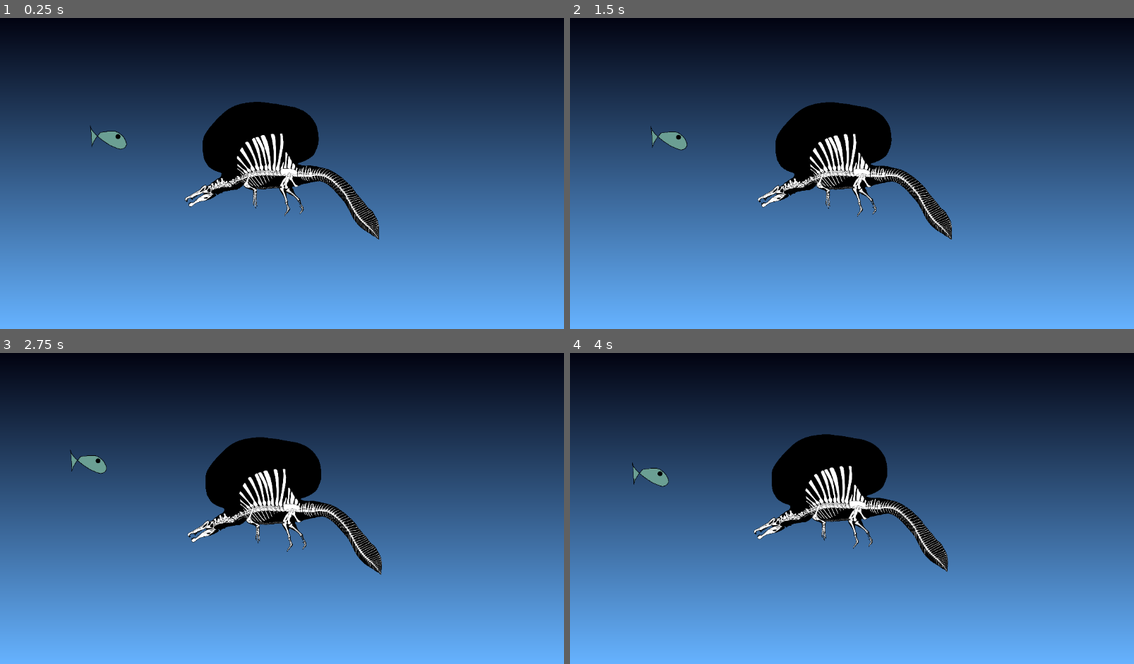
Above: before the commit, frames 1-4 (two rows, left to right).
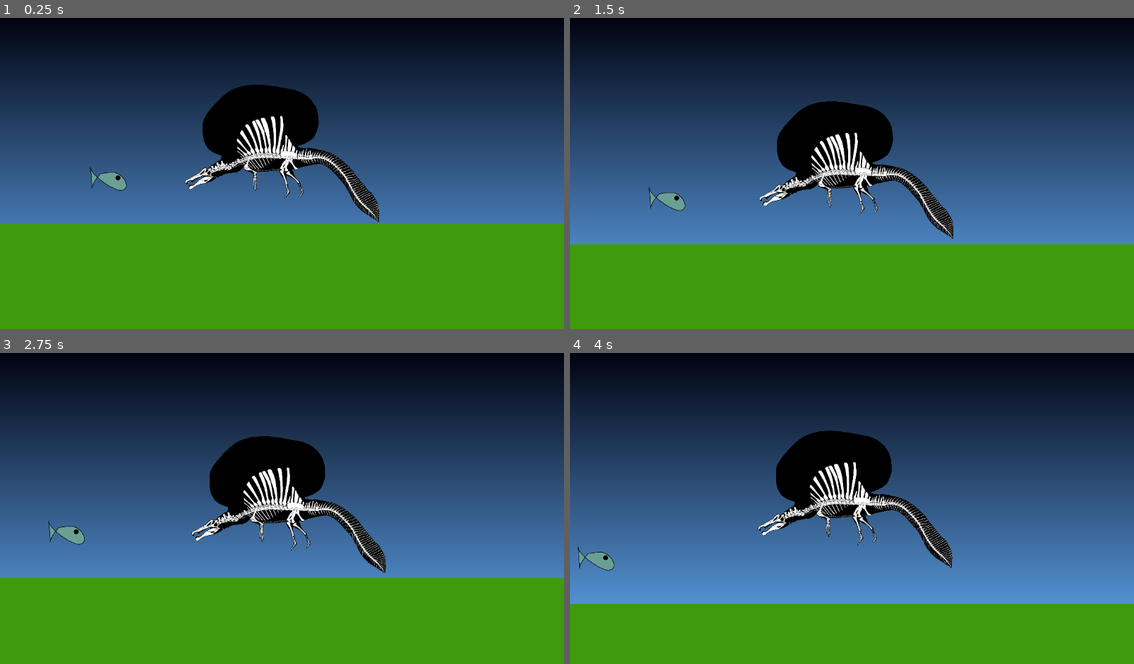
Above: after the commit, the same moments.

Repository: Chreld/BalloonSpinosaurous
Game: Godot game, scene res://playerMovements.tscn
The game is run twice, just before and just after one commit, with the same random seed, the same clock (stepped at 60 frames per second) and the same inputs.
Inputs:
- Up to frame 1 (0.25 s): no input
- Up to frame 2 (1.5 s): hold Right (ui_right) 0.53-1.28 s; hold Down (ui_down) from 1.28 s (still down)
- Up to frame 3 (2.75 s): release Down (ui_down) at 2.03 s; hold Right (ui_right) from 2.03 s (still down)
- Up to frame 4 (4 s): release Right (ui_right) at 2.78 s; hold Up (ui_up) 2.78-3.53 s; hold Left (ui_left) from 3.53 s (still down)

The runs differ from the first frame. In frame 1, 40% of the frame differs, in the area x 0-100%, y 21-100%; in frame 2, 30%; in frame 3, 31%; in frame 4, 23%.

Commit message:
Added a ground block to stand on

Diff:
--- /dev/null
+++ b/ground.gd
@@ -0,0 +1,46 @@
+extends Node2D
+
+@export var ground_color : Color = Color8(63, 155, 11, 255) # Grass green
+@export var ground_y : float = 50 # vertical position of the ground in world space
+
+var shape : RectangleShape2D
+
+func _ready():
+	# Setup visual block
+	var rect = $ColorRect
+	rect.color = ground_color
+	rect.anchor_left = 0
+	rect.anchor_right = 1
+	rect.anchor_top = 0
+	rect.anchor_bottom = 0
+	rect.set_custom_minimum_size(Vector2(1, 1)) # temporary, updated in _process
+
+	# Setup collision
+	shape = RectangleShape2D.new()
+	shape.size = Vector2(1, 1) # temporary, updated in _process
+	$StaticBody2D/CollisionShape2D.shape = shape
+
+	# Fix ground at world Y position
+	position.y = ground_y
+
+func _process(_delta):
+	var viewport_size = get_viewport().size
+	var camera = get_viewport().get_camera_2d()
+	if camera == null:
+		return
+
+	var cam_pos = camera.global_position
+
+	# Make ground extra wide and tall to cover screen fully
+	var width = viewport_size.x * 8.0 # TODO: Should be set to a fixed screen/camera size.
+	var height = viewport_size.y * 8.0 # TODO: Should be set to a fixed screen/camera size.
+
+	# Update visual rectangle
+	$ColorRect.set_custom_minimum_size(Vector2(width, height))
+	$ColorRect.position = Vector2(cam_pos.x - width / 2, ground_y)
+
+	# Update collision shape
+	shape.size = Vector2(width, height)
+	$StaticBody2D/CollisionShape2D.shape = shape
+	$StaticBody2D.position.x = cam_pos.x
+	$StaticBody2D.position.y = ground_y + height / 2  # center collision vertically
--- a/player.gd
+++ b/player.gd
@@ -1,7 +1,7 @@
 extends CharacterBody2D
 
 @export var acceleration: float = 300.0
-@export var max_speed: float = 150.0
+@export var max_speed: float = 500.0
 @export var friction: float = 200.0
 @export var buoyancy: float = 100.0  # how strong the natural upward drift is
 
--- a/playerMovements.tscn
+++ b/playerMovements.tscn
@@ -1,15 +1,18 @@
-[gd_scene load_steps=7 format=3 uid="uid://d4hj25sgyhk2m"]
+[gd_scene load_steps=9 format=3 uid="uid://d4hj25sgyhk2m"]
 
 [ext_resource type="Script" uid="uid://b16p4li4y7sca" path="res://player.gd" id="1_1g7ti"]
 [ext_resource type="Texture2D" uid="uid://bqjvf5jb5mt50" path="res://Sprites/SpinoPlayer.png" id="2_gvbdf"]
 [ext_resource type="Texture2D" uid="uid://qlk1uhcxmyi7" path="res://Sprites/fish_test.png" id="3_ftglr"]
 [ext_resource type="Script" uid="uid://b3r2h41k35tp6" path="res://sky.gd" id="4_3arrq"]
 [ext_resource type="Shader" uid="uid://fvd7tboc1aor" path="res://backgroundShader.gdshader" id="5_jesyq"]
+[ext_resource type="Script" uid="uid://co0sglt7oxqvk" path="res://ground.gd" id="6_7k3ui"]
 
 [sub_resource type="ShaderMaterial" id="ShaderMaterial_7k3ui"]
 shader = ExtResource("5_jesyq")
 shader_parameter/bottom_color = Vector4(0.4, 0.7, 1, 1)
 shader_parameter/top_color = Vector4(0, 0, 0.05, 1)
+
+[sub_resource type="RectangleShape2D" id="RectangleShape2D_7k3ui"]
 
 [node name="World" type="Node2D"]
 
@@ -46,3 +49,15 @@
 mouse_filter = 2
 
 [node name="Clouds" type="Node2D" parent="CanvasLayer/Sky"]
+
+[node name="Ground" type="Node2D" parent="."]
+script = ExtResource("6_7k3ui")
+
+[node name="ColorRect" type="ColorRect" parent="Ground"]
+offset_right = 40.0
+offset_bottom = 40.0
+
+[node name="StaticBody2D" type="StaticBody2D" parent="Ground"]
+
+[node name="CollisionShape2D" type="CollisionShape2D" parent="Ground/StaticBody2D"]
+shape = SubResource("RectangleShape2D_7k3ui")
Not shown, added: ground.gd.uid
